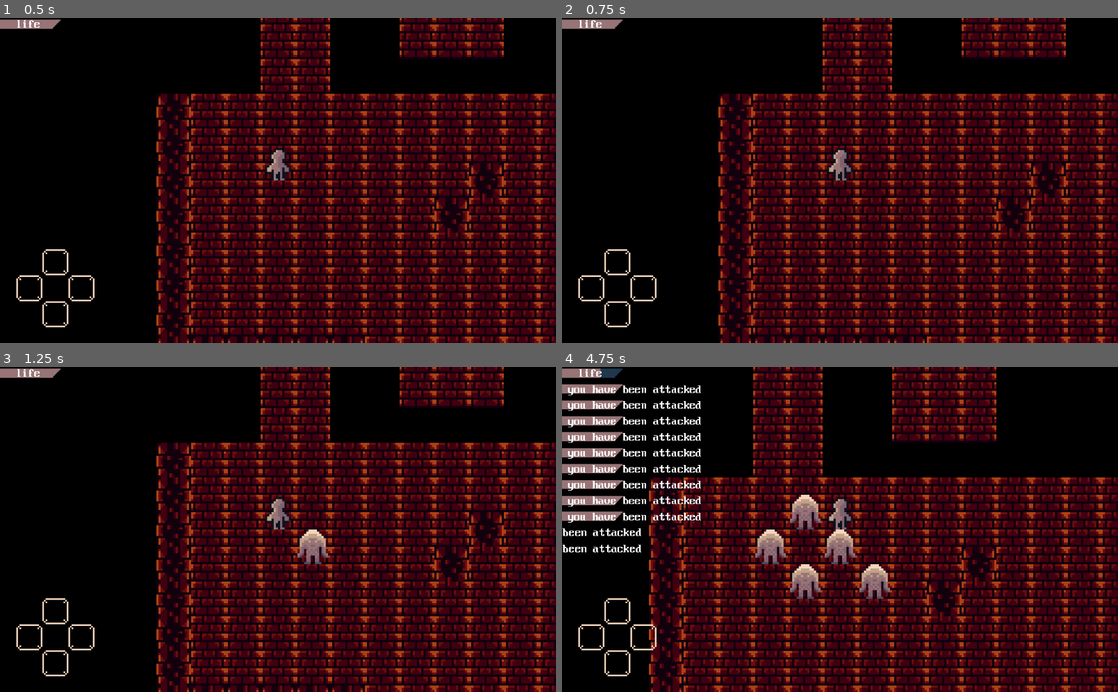
Above: before the commit, frames 1-4 (two rows, left to right).
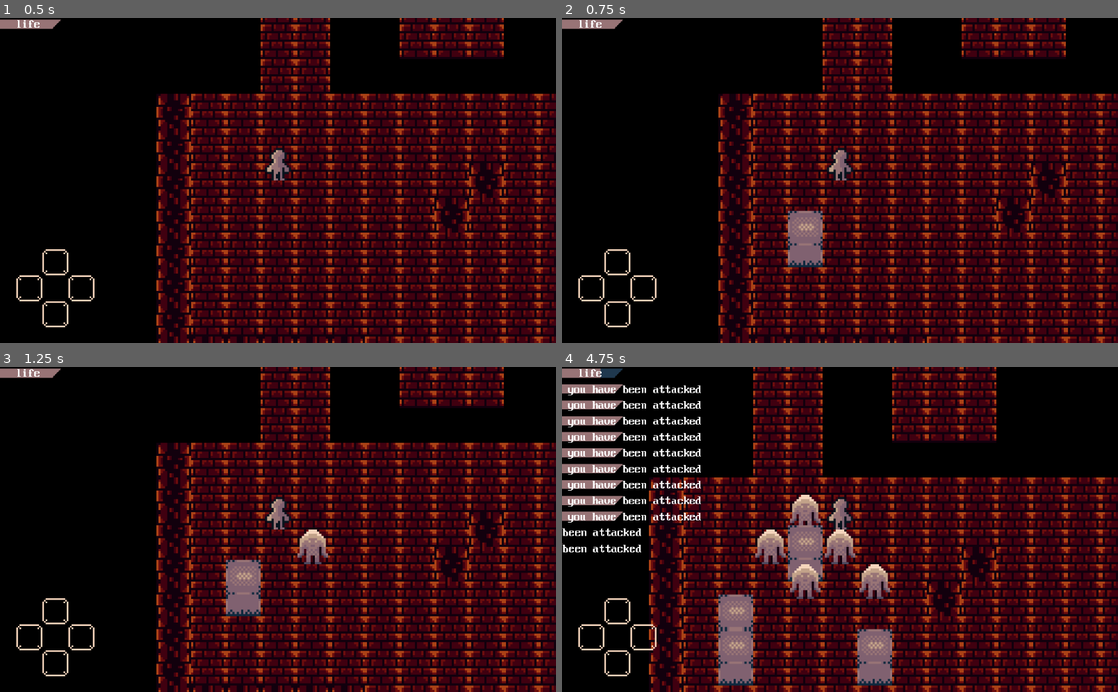
Above: after the commit, the same moments.

Repository: silviogames/drequa
Game: Godot game, scene res://scenes/Main.tscn
Two runs of this game, one before a commit and one after it. Both use one fixed random seed, a clock stepped at 60 frames per second and the inputs below.
Inputs:
- Up to frame 1 (0.5 s): no input
- Up to frame 2 (0.75 s): tap Enter at 0.5 s; hold D from 0.53 s (still down); tap B at 0.6 s
- Up to frame 3 (1.25 s): keep holding D; tap Space at 0.77 s; tap F at 0.8 s
- Up to frame 4 (4.75 s): tap Space at 1.25, 1.52, 3.02, 3.77, 4.52 s; release D at 1.28 s; hold S 1.28-2.03 s; tap F at 1.35, 3.05, 3.6 s; tap Q at 1.55, 2.1, 3.8, 4.35 s; hold D 2.03-2.78 s; tap B at 2.3, 2.85, 4.55 s; hold W 2.78-3.53 s; tap Enter at 3.5 s; hold A from 3.53 s (still down)

Frame 1 is identical in both runs. In frame 2, 1.1% of the frame differs, in the area x 40-47%, y 59-77%; in frame 3, 1.1%; in frame 4, 3.7%, in the area x 28-60%, y 48-99%.
Error after the commit: Invalid call. Nonexistent function 'push' in base 'Node2D (enemy.gd)'. (res://scripts/map.gd:161)

Commit message:
update2

Diff:
--- /dev/null
+++ b/linesofcode/csv/lines_19_04_19.csv
@@ -0,0 +1,2 @@
+files,language,blank,comment,code,"github.com/AlDanial/cloc v 1.76  T=1.26 s (11.9 files/s, 676.2 lines/s)"
+15,GDScript,213,42,600
--- /dev/null
+++ b/linesofcode/csv/lines_24_04_19.csv
@@ -0,0 +1,2 @@
+files,language,blank,comment,code,"github.com/AlDanial/cloc v 1.76  T=1.19 s (12.6 files/s, 749.2 lines/s)"
+15,GDScript,217,47,628
--- /dev/null
+++ b/linesofcode/csv/lines_25_04_19.csv
@@ -0,0 +1,2 @@
+files,language,blank,comment,code,"github.com/AlDanial/cloc v 1.76  T=1.26 s (11.9 files/s, 716.2 lines/s)"
+15,GDScript,222,47,634
--- a/scenes/Furniture_Block.tscn
+++ b/scenes/Furniture_Block.tscn
@@ -8,4 +8,4 @@
 
 [node name="Sprite" type="Sprite" parent="."]
 texture = ExtResource( 2 )
-offset = Vector2( 0, -13 )
+offset = Vector2( 0, -5 )
--- a/scenes/Player.tscn
+++ b/scenes/Player.tscn
@@ -6,7 +6,6 @@
 [ext_resource path="res://tex/background.png" type="Texture" id=4]
 
 [node name="Player" type="Node2D"]
-z_index = 1
 script = ExtResource( 1 )
 
 [node name="Light2D" type="Light2D" parent="."]
--- a/scripts/enemy.gd
+++ b/scripts/enemy.gd
@@ -39,7 +39,7 @@
 		return
 	else:
 		if utils.rand_int(0,10) == 10:
-			set_target(utils.rand_dir() )
+			utils_dir.create_target_dir(self, utils_dir.rand_dir(), map)
 
 func task_follow():
 	if utils.next_to(self.pos, map.player.get_next_pos()):
@@ -62,12 +62,12 @@
 			else:
 				var move_pos = utils_dir.abs_pos(d, pos)
 				if map.walkable( move_pos[0], move_pos[1] ):
-					print("walking in dir ", d)
-					set_target(d)
+					#print("walking in dir ", d)
+					utils_dir.create_target_dir(self, d, map)
 					return
 
-		print("random movement")
-		set_target(utils.rand_dir() )
+		#print("random movement")
+		utils_dir.create_target_dir(self, utils_dir.rand_dir(), map)
 
 
 func task_attack():
--- a/scripts/entity.gd
+++ b/scripts/entity.gd
@@ -37,48 +37,11 @@
 	position.x = (pos[0] * 16) + 8
 	position.y = (pos[1] * 16) + 8
 
-func set_target(dir):
-	# set target tile if none has been set
-	var dtx = 0
-	var dty = 0
-
-	match dir:
-		utils_dir.DIR.UP:
-			dtx = 0
-			dty = -1
-		utils_dir.DIR.RIGHT:
-			dtx = 1
-			dty = 0
-		utils_dir.DIR.DOWN:
-			dtx = 0
-			dty = 1
-		utils_dir.DIR.LEFT:
-			dtx = -1
-			dty = 0
-
-	if target_pos == null:
-		var ntx = pos[0] + dtx
-		var nty = pos[1] + dty
-		if ntx == pos[0] and nty != pos[1]:
-			target_axis = 1
-			if nty < pos[1]:
-				target_dir = -1
-			else:
-				target_dir = 1
-		elif nty == pos[1] and ntx != pos[0]:
-			target_axis = 0
-			if ntx < pos[0]:
-				target_dir = -1
-			else:
-				target_dir = 1
-
-		if map.walkable(ntx,nty):
-			target_pos = [pos[0] + dtx, pos[1] + dty]
-		else:
-			print("cannot enter tile at " + String(ntx) + " " + String(nty))
-			target_pos = null
-	else:
-		print("cannot set target while moving")
+func plan_move():
+	#this method is called before the action when this entity is about to move
+	# check here for pushing furniture blocks
+	# override in subclass!
+	print("entity.plan_move not implemented in child class")
 
 
 func end_move():
--- a/scripts/furniture.gd
+++ b/scripts/furniture.gd
@@ -5,8 +5,13 @@
 
 class_name Furniture
 
+const utils = preload("res://scripts/utils.gd")
+const utils_dir = preload("res://scripts/utils_dir.gd")
+
 var pos = [-1, -1]
 var target_pos = null
+var target_axis= 0 # 0 = x, 1 = y
+var target_dir = 1 # -1 or 1
 
 var object_name = "none"
 var properties = {}
@@ -20,17 +25,48 @@
 	map = get_node("/root/Main/Map")
 	main = get_node("/root/Main")
 
+func set_pos(new_pos):
+	self.pos = new_pos
+	position.x = (pos[0] * 16) + 8
+	position.y = (pos[1] * 16) + 8
 
-func super_init(pos, obj_name, props):
+func super_init(init_pos, obj_name, props):
 	# props is array of properties
 	# subclass should call this method!
-	map.entities.append(self)
 
-	self.pos = pos
+	set_pos(init_pos)
 	self.object_name = obj_name
 	for pr in props:
 		self.properties[pr] = true
 
 func push(dir):
 	# move furniture if pushable
+	if PROP.PUSH in properties:
+		utils_dir.create_target_dir(self, dir, map)
+		print("can push this furniture")
+	else:
+		print("cannot push this furniture")
+
+
+func act():
 	pass
+
+func move(value):
+	# map sends interpolation value for action of this step (walk, attack)
+	if target_pos != null:
+		position[target_axis] = (pos[target_axis] * 16 + 8 ) + (target_dir * value * 16)
+
+func end_move():
+	# transition is over. set current pos to target pos
+	if target_pos != null:
+		target_axis = 0
+		target_dir = 0
+		set_pos(target_pos)
+		target_pos = null
+	$Sprite.position.y = 0
+	$Sprite.position.x = 0
+	pass
+
+func plan_move():
+	print("furniture planning move")
+	pass
--- a/scripts/map.gd
+++ b/scripts/map.gd
@@ -1,6 +1,10 @@
 extends Node2D
 
+var utils = preload("res://scripts/utils.gd")
 var enemy = load("res://scenes/Enemy.tscn")
+var furniture_block = load("res://scenes/Furniture_Block.tscn")
+var utils_dir = preload("res://scripts/utils_dir.gd")
+
 var player_class = load("res://scenes/Player.tscn")
 var tiles_floor = {}
 
@@ -131,7 +135,30 @@
 			var e = enemy.instance()
 			e.init([4,3])
 			add_entity(e)
+		if event.scancode == KEY_B and not event.pressed:
+			#spawning block
+			var b = furniture_block.instance()
+			b.init([utils.rand_int(1,7),utils.rand_int(1,7)])
+			add_entity(b)
 
 func add_entity(entity):
 	self.entities.append(entity)
 	godot_ysort.add_child(entity)
+
+func find_object(pos):
+	# looks for object in entity list at pos
+	for e in entities:
+		if e.pos == pos:
+			return e
+	return null
+
+func push_object(pos, dir):
+	print("pushing object at ", str(pos))
+	print("towards ", utils_dir.dir_name(dir))
+	var e  = find_object(pos)
+	if e != null:
+		print("pushing object ", e.name)
+		e.push(dir)
+
+	else:
+		print("no object at position")
--- a/scripts/player.gd
+++ b/scripts/player.gd
@@ -2,6 +2,8 @@
 
 var life_bar = null
 var ui_action = null
+
+
 
 #action ui stuff
 
@@ -26,28 +28,31 @@
 			if event.scancode == KEY_A:
 				if not event.pressed:
 					ui_action.pressed_action(utils_dir.DIR.LEFT)
-					set_target(utils_dir.DIR.LEFT)
+					utils_dir.create_target_dir(self, utils_dir.DIR.LEFT, map)
 					act = true
 			if event.scancode == KEY_S:
 				if not event.pressed:
 					ui_action.pressed_action(utils_dir.DIR.DOWN)
-					set_target(utils_dir.DIR.DOWN)
+					utils_dir.create_target_dir(self, utils_dir.DIR.DOWN, map)
 					act = true
 			if event.scancode == KEY_W:
 				if not event.pressed:
 					ui_action.pressed_action(utils_dir.DIR.UP)
-					set_target(utils_dir.DIR.UP)
+					utils_dir.create_target_dir(self, utils_dir.DIR.UP, map)
 					act = true
 			if event.scancode == KEY_D:
 				if not event.pressed:
 					ui_action.pressed_action(utils_dir.DIR.RIGHT)
-					set_target(utils_dir.DIR.RIGHT)
+					utils_dir.create_target_dir(self, utils_dir.DIR.RIGHT, map)
 					act = true
 			if event.scancode == KEY_Q:
 				if not event.pressed:
 					act = true
 					print("player waiting")
-
+			if event.scancode == KEY_F:
+				if not event.pressed:
+					var ent = map.find_object(pos)
+					print("found ", ent.name)
 		if act:
 			map.start_act()
 
@@ -65,3 +70,6 @@
 
 func power():
 	return 7
+
+func plan_move():
+	pass
--- a/scripts/utils.gd
+++ b/scripts/utils.gd
@@ -6,9 +6,6 @@
 		return start
 	return start + (randi() % (end - start + 1))
 
-static func rand_dir():
-	var r = randi() % 4
-	return r
 
 static func dst(pos1, pos2):
 	return int( sqrt( pow( abs( pos1[0] - pos2[0]), 2) + pow( abs( pos1[1] - pos2[1]), 2)))
--- a/scripts/utils_dir.gd
+++ b/scripts/utils_dir.gd
@@ -88,3 +88,62 @@
 			return DIR.RIGHT
 		else:
 			return -1
+
+static func rand_dir():
+	var r = randi() % 4
+	return r
+
+static func create_target_dir(obj, dir, map):
+
+	var dtx = 0
+	var dty = 0
+
+	# obj must have these members:
+	# pos
+	# target_pos
+	# target_axis
+	# target_dir
+	# func plan_move()
+
+	match dir:
+		DIR.UP:
+			dtx = 0
+			dty = -1
+		DIR.RIGHT:
+			dtx = 1
+			dty = 0
+		DIR.DOWN:
+			dtx = 0
+			dty = 1
+		DIR.LEFT:
+			dtx = -1
+			dty = 0
+
+	if obj.target_pos == null:
+
+		var ntx = obj.pos[0] + dtx
+		var nty = obj.pos[1] + dty
+		if ntx == obj.pos[0] and nty != obj.pos[1]:
+			obj.target_axis = 1
+			if nty < obj.pos[1]:
+				obj.target_dir = -1
+			else:
+				obj.target_dir = 1
+		elif nty == obj.pos[1] and ntx != obj.pos[0]:
+			obj.target_axis = 0
+			if ntx < obj.pos[0]:
+				obj.target_dir = -1
+			else:
+				obj.target_dir = 1
+
+		if map.walkable(ntx,nty):
+			obj.target_pos = [obj.pos[0] + dtx, obj.pos[1] + dty]
+			obj.plan_move()
+		else:
+			obj.target_pos = null
+			var nd = abs_pos(dir, obj.pos)
+			map.push_object(nd, dir)
+
+
+	else:
+		print("obj cannot move, map is not walkable there")
Not shown, added: linesofcode/txt/lines_19_04_19.txt
Not shown, added: linesofcode/txt/lines_24_04_19.txt
Not shown, added: linesofcode/txt/lines_25_04_19.txt
